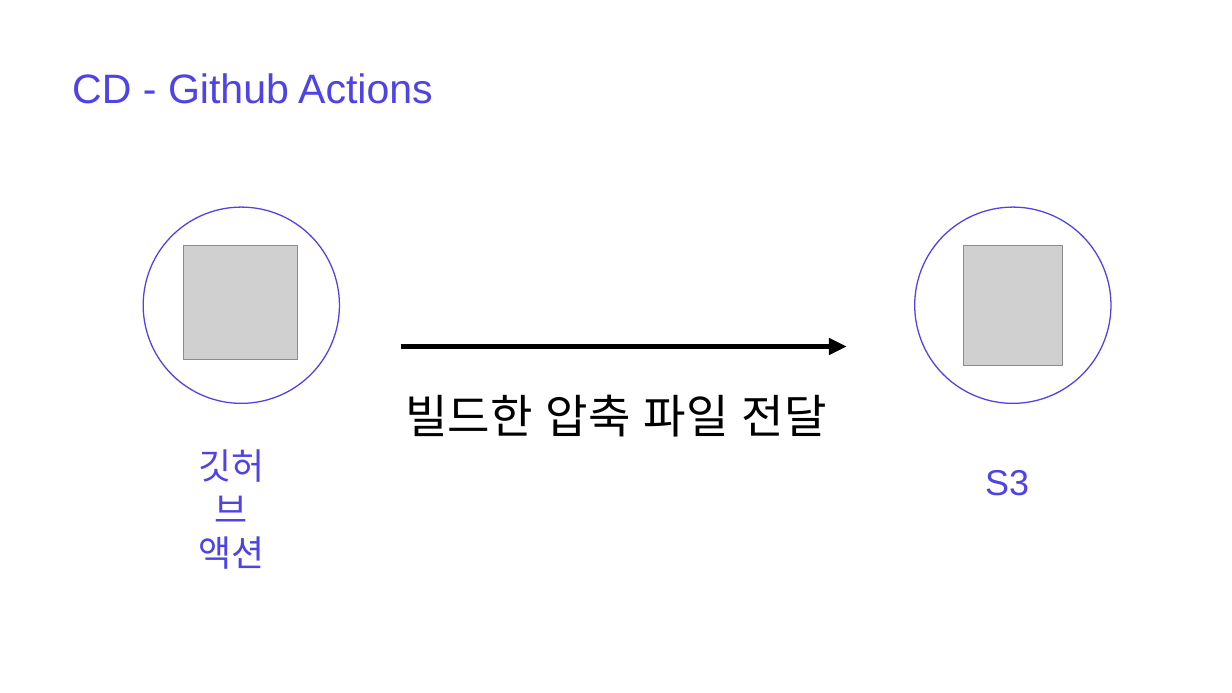
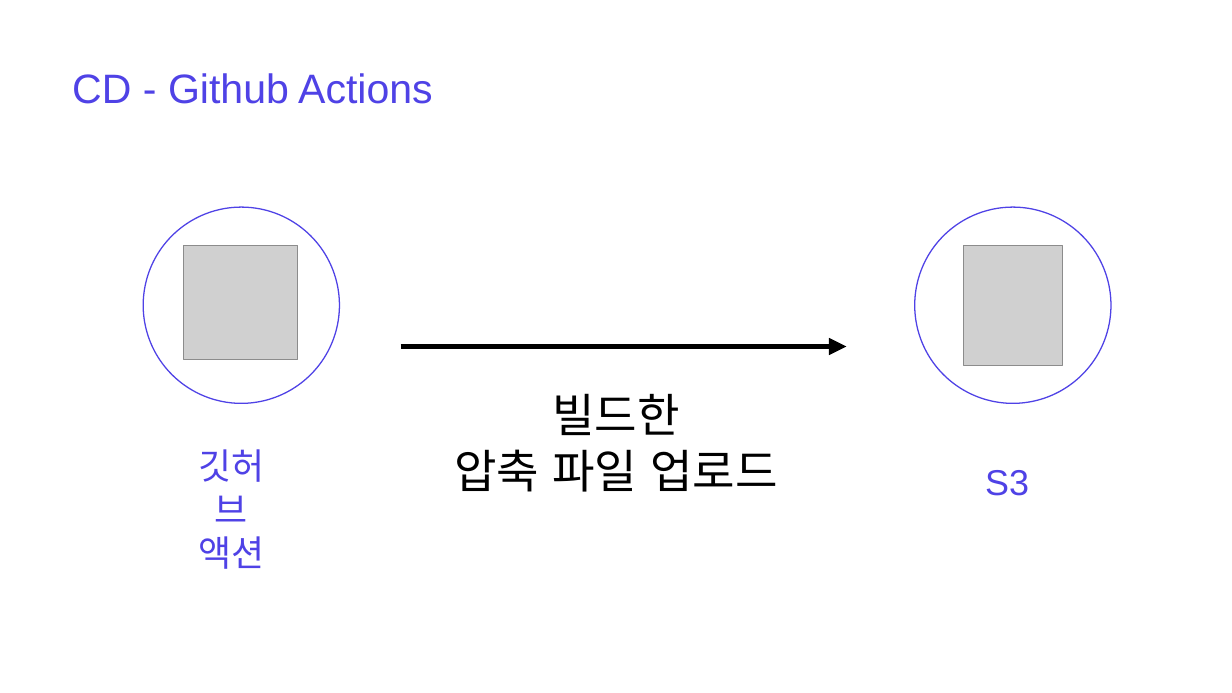
Before and after one commit to mash-up-kr/Backend_Seminar, a slide deck: slide 17 of 10th Node/Ten-min-Seminar/21.02.20 Continuous Deploy/Continuous Deployment.pptx. Drawn at 1232x693 pixels with LibreOffice and Linux fonts; fonts in the diff are those of the drawing; grey boxes stand for pictures. Boxes give left, top, right and bottom in pixels: in the first picture for what was removed or moved away, otherwise in the second. Text is boxed around its words. In the diff, an @@ line names an element or a change of style, - is before the commit and + after.

```diff
--- a/10th Node/Ten-min-Seminar/21.02.20 Continuous Deploy/Continuous Deployment.pptx
+++ b/10th Node/Ten-min-Seminar/21.02.20 Continuous Deploy/Continuous Deployment.pptx
@@ text at (454,393,778,492): text changed @@
-빌드한 압축 파일 전달
+빌드한
+압축 파일 업로드
```
Also in this commit, not shown: 2 other slides changed, 1 other file.
